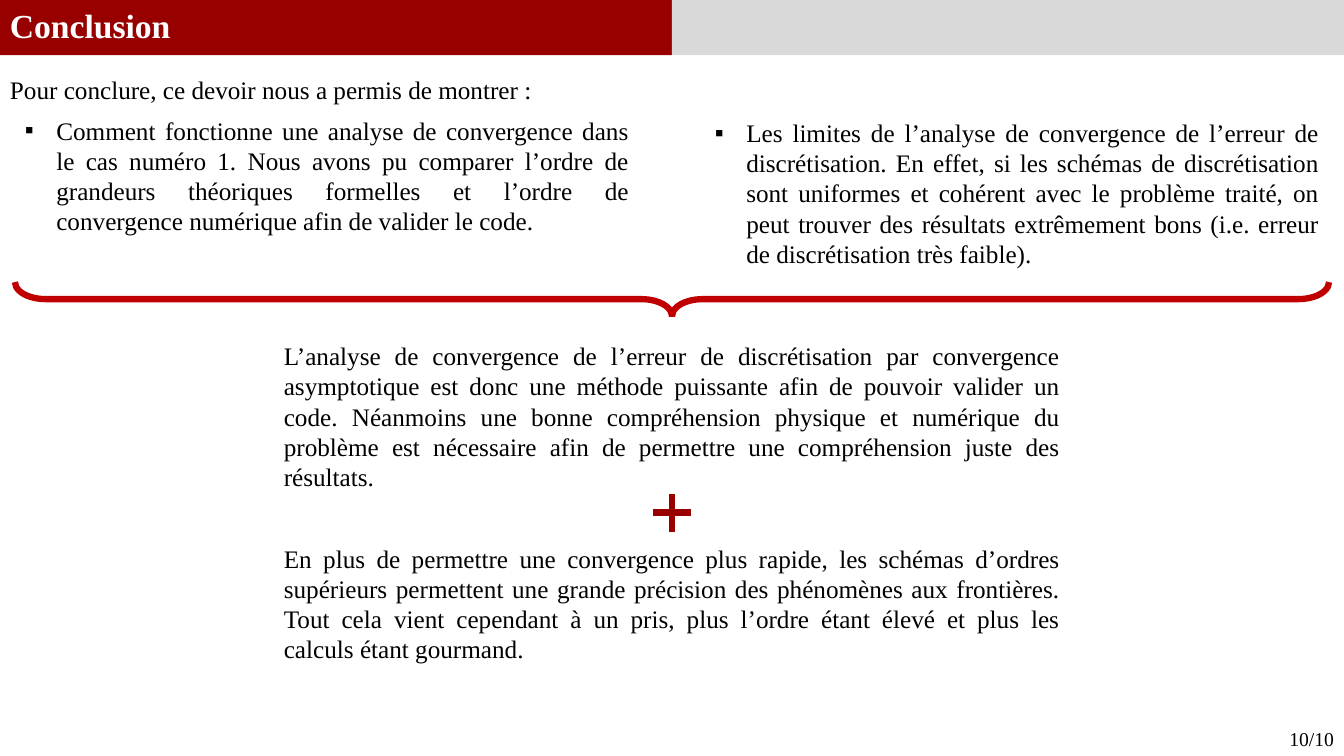
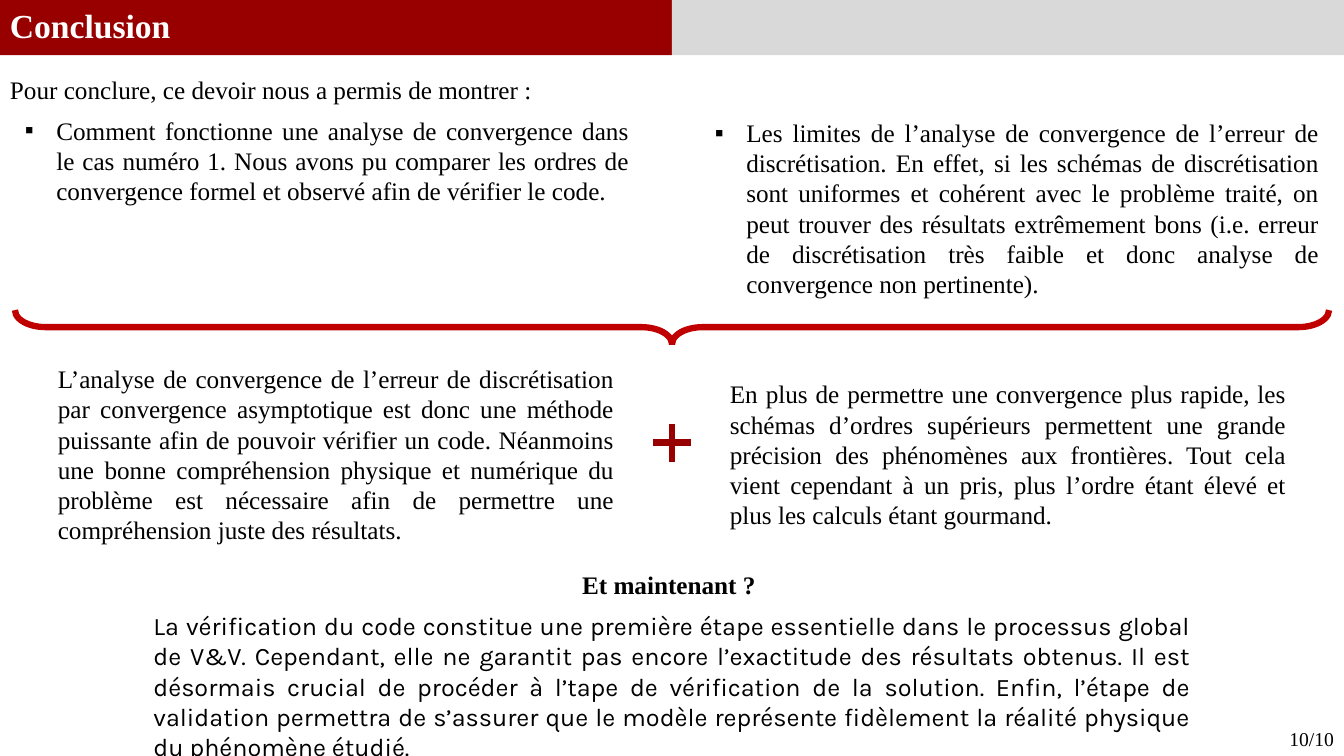
Before and after one commit to GauthierBRUNEL/MEC8211_devoir_2, a slide deck: slide 10 of doc/Rapport_Devoir1.pptx. Drawn at 1344x756 pixels with LibreOffice and Linux fonts; fonts in the diff are those of the drawing. Boxes give left, top, right and bottom in pixels: in the first picture for what was removed or moved away, otherwise in the second. Text is boxed around its words. In the diff, an @@ line names an element or a change of style, - is before the commit and + after.

Commit message:
modifs ppt

```diff
--- a/doc/Rapport_Devoir1.pptx
+++ b/doc/Rapport_Devoir1.pptx
@@ text at bbox=[56, 122, 629, 206]: text changed @@
-▪ Comment fonctionne une analyse de convergence dans le cas numéro 1. Nous avons pu comparer l’ordre de grandeurs théoriques formelles et l’ordre de convergence numérique afin de valider le code.
+▪ Comment fonctionne une analyse de convergence dans le cas numéro 1. Nous avons pu comparer les ordres de convergence formel et observé afin de vérifier le code.
@@ text at bbox=[746, 124, 1319, 299]: text changed @@
-▪ Les limites de l’analyse de convergence de l’erreur de discrétisation. En effet, si les schémas de discrétisation sont uniformes et cohérent avec le problème traité, on peut trouver des résultats extrêmement bons (i.e. erreur de discrétisation très faible).
+▪ Les limites de l’analyse de convergence de l’erreur de discrétisation. En effet, si les schémas de discrétisation sont uniformes et cohérent avec le problème traité, on peut trouver des résultats extrêmement bons (i.e. erreur de discrétisation très faible et donc analyse de convergence non pertinente).
@@ right brace: place and size @@
-right brace at bbox=[15, 282, 1330, 317]
+right brace at bbox=[15, 311, 1330, 345]
@@ text at bbox=[58, 370, 614, 545]: text changed @@
-L’analyse de convergence de l’erreur de discrétisation par convergence asymptotique est donc une méthode puissante afin de pouvoir valider un code. Néanmoins une bonne compréhension physique et numérique du problème est nécessaire afin de permettre une compréhension juste des résultats.
+L’analyse de convergence de l’erreur de discrétisation par convergence asymptotique est donc une méthode puissante afin de pouvoir vérifier un code. Néanmoins une bonne compréhension physique et numérique du problème est nécessaire afin de permettre une compréhension juste des résultats.
@@ text "En plus de permettre une ..." rewrapped from bbox=[284, 550, 1059, 664] to bbox=[730, 385, 1285, 530] @@
@@ plus sign: place and size @@
-plus sign at bbox=[648, 489, 697, 537]
+plus sign at bbox=[648, 418, 697, 467]
@@ text added at bbox=[582, 576, 737, 595], 18 pt, text #000000, bold @@
+Et maintenant ?
@@ text added at bbox=[153, 616, 1190, 732], 18 pt, text #000000 @@
+La vérification du code constitue une première étape essentielle dans le processus global de V&V. Cependant, elle ne garantit pas encore l’exactitude des résultats obtenus. Il est désormais crucial de procéder à l’tape de vérification de la solution. Enfin, l’étape de validation permettra de s’assurer que le modèle représente fidèlement la réalité physique du phénomène étudié.
```
